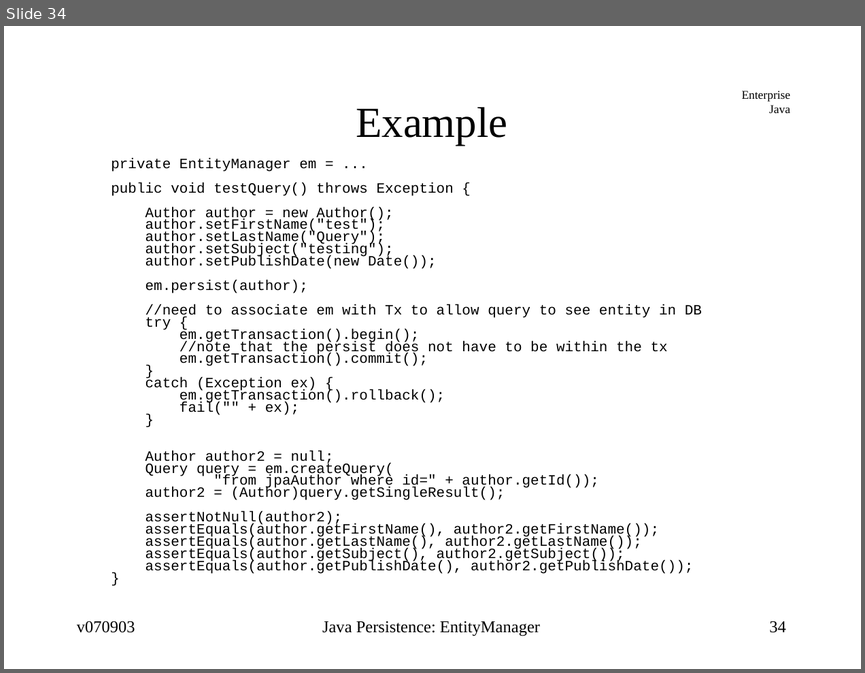
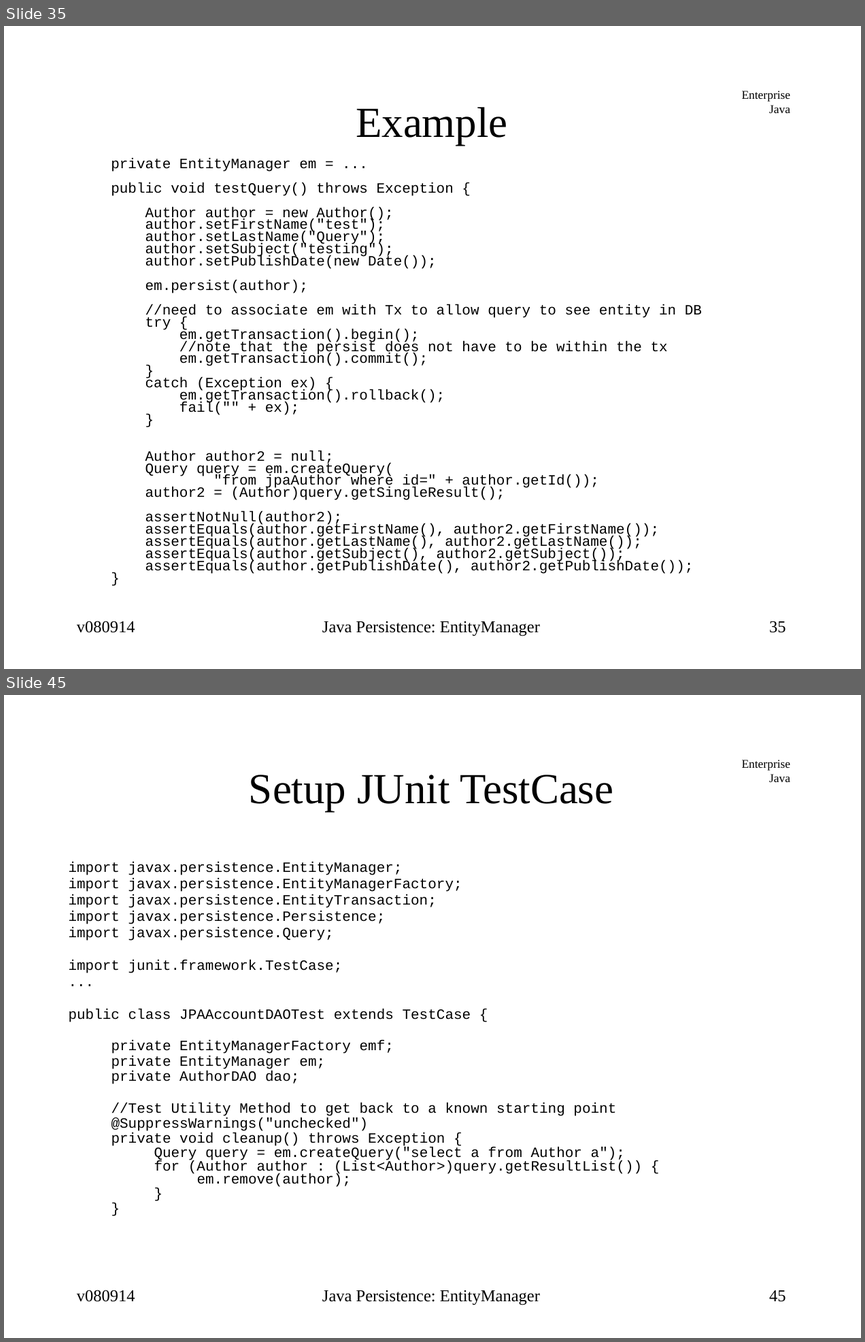
Before and after one commit to jcstaff/ejava-javaee, a slide deck: jpaDAO/src/site/resources/lectures/entityMgr.ppt. Shown one above the other, each under a label of ours: slide 34 before the commit, slides 35 and 45 after it; the slides between them are not shown. The pictures are 865x673 and 865x1342 pixels, drawn with LibreOffice and Linux fonts; fonts in the diff are those of the drawing. Boxes give left, top, right and bottom in pixels: in the first picture for what was removed or moved away, otherwise in the second. Text is boxed around its words. In the diff, an @@ line names an element or a change of style, - is before the commit and + after.

```diff
--- a/jpaDAO/src/site/resources/lectures/entityMgr.ppt
+++ b/jpaDAO/src/site/resources/lectures/entityMgr.ppt
@@ slide 45 added at [4, 695, 861, 1338], background #FFFFFF; not listed: 1 template element that a slide beside it also shows @@
@@ title added at [249, 775, 613, 811], 36 pt, text #000000 @@
+Setup JUnit TestCase
@@ text added at [68, 862, 642, 1187], 12 pt, text #000000 @@
+import javax.persistence.EntityManager;
+import javax.persistence.EntityManagerFactory;
+import javax.persistence.EntityTransaction;
+import javax.persistence.Persistence;
+import javax.persistence.Query;
+import junit.framework.TestCase;
+...
+public class JPAAccountDAOTest extends TestCase {
+  private EntityManagerFactory emf;
+  private EntityManager em;
+  private AuthorDAO dao;
+  //Test Utility Method to get back to a known starting point
+  @SuppressWarnings("unchecked")
+  private void cleanup() throws Exception {
+    Query query = em.createQuery("select a from Author a");
+    for (Author author : (List<Author>)query.getResultList()) {
+      em.remove(author);
+    }
+  }
@@ text added at [77, 1289, 135, 1302], 14 pt, text #000000 @@
+v080914
@@ text added at [322, 1290, 540, 1305], 14 pt, text #000000 @@
+Java Persistence: EntityManager
@@ page number added at [769, 1290, 786, 1302], 14 pt, text #000000 @@
+45
@@ what was slide 34 is now slide 35 @@
@@ slide 35 changed as well @@
@@ text at [77, 620, 135, 633]: text changed @@
-v070903
+v080914
@@ page number at [769, 620, 786, 633]: text changed @@
-34
+35
```
Also in this commit, not shown: 37 other slides changed, 11 other slides added, 4 slides removed, 32 other files.
